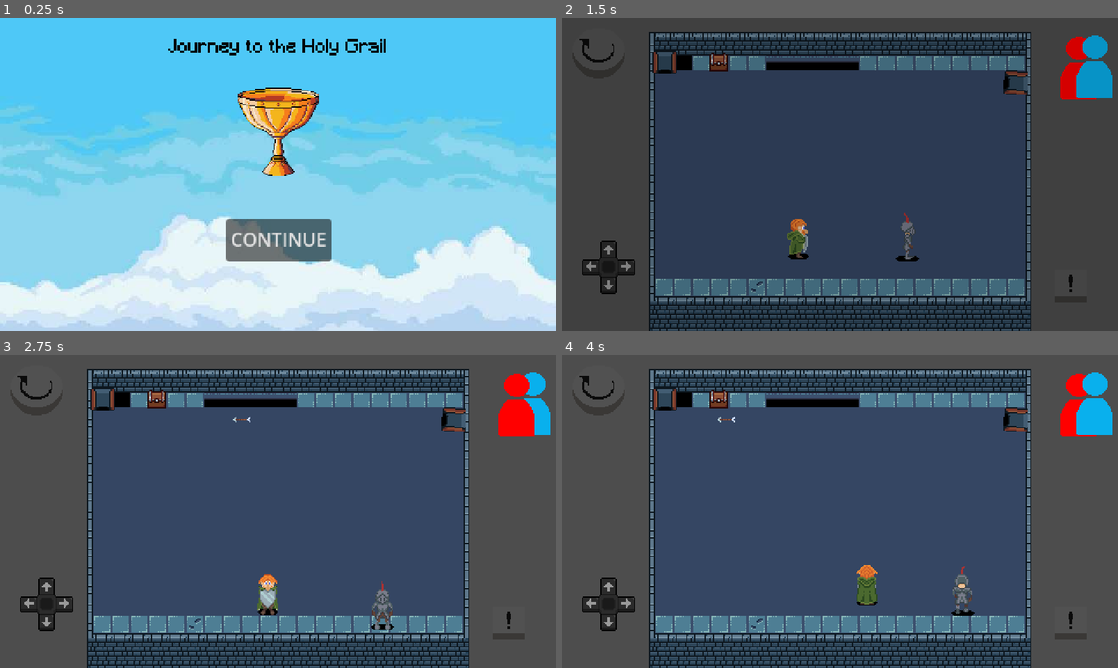
Above: before the commit, frames 1-4 (two rows, left to right).
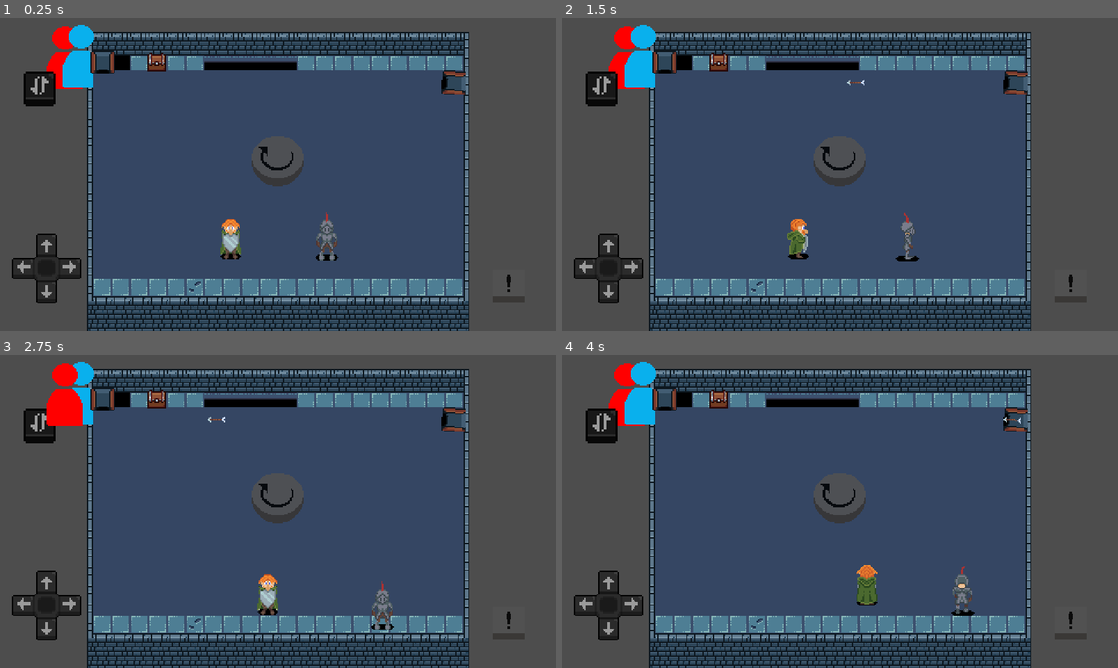
Above: after the commit, the same moments.

Repository: gumaciel/awesome-game-jam-01
Game: Godot game, scene res://scenes/main/main.tscn
Same seed, same stepped clock (60 frames per second), same inputs: the game is played once before the commit and once after it. The engine's default icon, where the game draws it, is replaced by a stand-in: a white triangle on a blue panel in a dark square.
Inputs (mouse positions are in pixels of both pictures, inside the frame that each line leads up to):
- Up to frame 1 (0.25 s): no input
- Up to frame 2 (1.5 s): click (840, 240) at 0.5 s, where only the run before the commit has a clickable "CONTINUE"; tap Enter (ui_accept) at 1.25, 1.35 s; move the mouse to (962, 158) at 1.27 s; hold Right (ui_right) from 1.28 s (still down); click (962, 158) at 1.42 s
- Up to frame 3 (2.75 s): tap Enter (ui_accept) at 1.52, 1.82, 2.1, 2.27, 2.57 s; move the mouse to (166, 527) at 2.02 s; release Right (ui_right) at 2.03 s; hold Down (ui_down) from 2.03 s (still down)
- Up to frame 4 (4 s): move the mouse to (895, 442) at 2.77 s; release Down (ui_down) at 2.78 s; hold Right (ui_right) 2.78-3.53 s; tap Enter (ui_accept) at 2.85, 3.6, 3.77 s; move the mouse to (812, 574) at 3.52 s; hold Up (ui_up) from 3.53 s (still down); click (812, 574) at 3.67 s

The runs differ from the first frame. In frame 1, 100% of the frame differs, in the area x 0-100%, y 0-100%; in frame 2, 11%; in frame 3, 5.6%; in frame 4, 5.6%.

Commit message:
added button swap characters

Diff:
--- a/project.godot
+++ b/project.godot
@@ -15,7 +15,7 @@
 config/features=PackedStringArray("4.1", "GL Compatibility")
 run/max_fps=60
 config/icon="res://icon.png"
-run/main_scene.debug="res://scenes/main/main.tscn"
+run/main_scene.debug="res://scenes/levels/test_scene.tscn"
 
 [autoload]
 
@@ -36,6 +36,14 @@
 
 import/blender/enabled=false
 
+[input]
+
+alternate={
+"deadzone": 0.5,
+"events": [Object(InputEventKey,"resource_local_to_scene":false,"resource_name":"","device":-1,"window_id":0,"alt_pressed":false,"shift_pressed":false,"ctrl_pressed":false,"meta_pressed":false,"pressed":false,"keycode":0,"physical_keycode":4194309,"key_label":0,"unicode":0,"echo":false,"script":null)
+]
+}
+
 [input_devices]
 
 pointing/emulate_touch_from_mouse=true
--- a/scenes/joystick/joystick.tscn
+++ b/scenes/joystick/joystick.tscn
@@ -5,11 +5,17 @@
 
 [node name="Joystick" type="Control"]
 layout_mode = 3
-anchors_preset = 0
-offset_left = 153.0
-offset_top = 73.0
-offset_right = 153.0
-offset_bottom = 73.0
+anchors_preset = 8
+anchor_left = 0.5
+anchor_top = 0.5
+anchor_right = 0.5
+anchor_bottom = 0.5
+offset_left = -30.5
+offset_top = -27.0
+offset_right = 30.5
+offset_bottom = 27.0
+grow_horizontal = 2
+grow_vertical = 2
 script = ExtResource("1_7jg6q")
 
 [node name="Texture" type="TextureRect" parent="."]
@@ -19,13 +25,12 @@
 anchor_top = 0.5
 anchor_right = 0.5
 anchor_bottom = 0.5
-offset_left = -23.0
-offset_top = -23.0
-offset_right = 23.0
-offset_bottom = 23.0
+offset_left = -30.5
+offset_top = -29.0
+offset_right = 29.5
+offset_bottom = 31.0
 grow_horizontal = 2
 grow_vertical = 2
 texture = ExtResource("1_wywu1")
-metadata/_edit_lock_ = true
 
 [connection signal="gui_input" from="Texture" to="." method="_on_texture_rect_gui_input"]
--- a/scenes/levels/test_scene.tscn
+++ b/scenes/levels/test_scene.tscn
@@ -1,11 +1,11 @@
-[gd_scene load_steps=11 format=3 uid="uid://bykqtdbrsla4w"]
+[gd_scene load_steps=12 format=3 uid="uid://bykqtdbrsla4w"]
 
 [ext_resource type="PackedScene" uid="uid://f6wy82a2mq8" path="res://scenes/ui/background_color_rect.tscn" id="1_hxbm2"]
 [ext_resource type="TileSet" uid="uid://bmljjvxwi5lcm" path="res://world/tilesets_data/test_tileset.tres" id="1_njrg8"]
 [ext_resource type="PackedScene" uid="uid://brttmwofxttak" path="res://scenes/ui/ui.tscn" id="2_62sbp"]
 [ext_resource type="Script" path="res://world/tilesets_data/scenario_environment.gd" id="2_y04gh"]
-[ext_resource type="PackedScene" uid="uid://brp6rwitih73k" path="res://characters/Player_2/player_2.tscn" id="4_qwccp"]
-[ext_resource type="PackedScene" uid="uid://dl4hgrkdmdu8f" path="res://characters/Player_1/player_1.tscn" id="5_eeddq"]
+[ext_resource type="PackedScene" uid="uid://brp6rwitih73k" path="res://characters/player_2/player_2.tscn" id="4_qwccp"]
+[ext_resource type="PackedScene" uid="uid://dl4hgrkdmdu8f" path="res://characters/player_1/player_1.tscn" id="5_eeddq"]
 [ext_resource type="PackedScene" uid="uid://bymr3064c87is" path="res://scenes/prefabs/fire_canon.tscn" id="6_shbqr"]
 [ext_resource type="PackedScene" uid="uid://brjiawffrb0mt" path="res://scenes/prefabs/door.tscn" id="7_7678i"]
 [ext_resource type="PackedScene" uid="uid://dl3ttrlhekoyu" path="res://scenes/prefabs/chest.tscn" id="8_uqrte"]
@@ -25,7 +25,6 @@
 offset_bottom = 135.0
 grow_horizontal = 2
 grow_vertical = 2
-
 
 [node name="BackgroundColorRect" parent="." instance=ExtResource("1_hxbm2")]
 layout_mode = 1
--- a/scenes/ui/ui.tscn
+++ b/scenes/ui/ui.tscn
@@ -6,6 +6,8 @@
 [ext_resource type="PackedScene" uid="uid://b85u4ijqujao4" path="res://scenes/joystick/joystick.tscn" id="6_qyci7"]
 [ext_resource type="Texture2D" uid="uid://b6ogmeqjtq6br" path="res://assets/hud/placeholder/placeholder_reload_button.png" id="7_tg6ia"]
 [ext_resource type="Texture2D" uid="uid://w17ckinb4eh6" path="res://assets/hud/placeholder/placeholder_char_button2.png" id="7_viu5p"]
+[ext_resource type="Texture2D" uid="uid://s8jq7jduiy6k" path="res://scenes/ui/assets/spr_swap_button_normal.png" id="7_yyelt"]
+[ext_resource type="Texture2D" uid="uid://c8epf72ln4di5" path="res://scenes/ui/assets/spr_swap_button_pressed.png" id="8_quc2u"]
 
 [node name="UI" type="Control"]
 layout_mode = 3
@@ -20,25 +22,36 @@
 texture_normal = ExtResource("5_h4xm8")
 action = "interaction"
 
-[node name="ChangeChar" type="Node2D" parent="."]
-position = Vector2(416, 7)
-
-[node name="AlternateButton1" type="TouchScreenButton" parent="ChangeChar"]
-texture_normal = ExtResource("7_viu5p")
-action = "alternate"
-
-[node name="AlternateButton2" type="TouchScreenButton" parent="ChangeChar"]
-position = Vector2(14, -1)
-texture_normal = ExtResource("6_cf3wm")
-
 [node name="Reload" type="Node2D" parent="."]
+position = Vector2(208, 93)
 
 [node name="reload_button" type="TouchScreenButton" parent="Reload"]
 texture_normal = ExtResource("7_tg6ia")
 action = "reload"
 
 [node name="Joystick" parent="." instance=ExtResource("6_qyci7")]
+layout_mode = 1
 offset_left = 40.0
 offset_top = 215.0
 offset_right = 40.0
 offset_bottom = 215.0
+
+[node name="ChangeChar" type="TouchScreenButton" parent="."]
+position = Vector2(18, 44)
+scale = Vector2(2, 2)
+texture_normal = ExtResource("7_yyelt")
+texture_pressed = ExtResource("8_quc2u")
+
+[node name="Players" type="Node2D" parent="ChangeChar"]
+unique_name_in_owner = true
+z_index = -1
+position = Vector2(4, -23)
+scale = Vector2(0.5, 0.5)
+
+[node name="AlternateButton1" type="TouchScreenButton" parent="ChangeChar/Players"]
+texture_normal = ExtResource("7_viu5p")
+action = "alternate"
+
+[node name="AlternateButton2" type="TouchScreenButton" parent="ChangeChar/Players"]
+position = Vector2(14, -1)
+texture_normal = ExtResource("6_cf3wm")
--- a/scenes/ui/ui_controller.gd
+++ b/scenes/ui/ui_controller.gd
@@ -3,14 +3,14 @@
 @export var player_1 : PlayerBase
 @export var player_2 : PlayerBase
 
-@onready var alternate_ui = $ChangeChar/AlternateButton1
+@onready var alternate_ui = %Players/AlternateButton1
 
 func _ready():
 	if not (player_1 && player_2):
 		push_error("Player must be setted")
 
 func _physics_process(_delta: float) -> void:
-	if Input.is_action_just_pressed("ui_accept"):
+	if Input.is_action_just_pressed("alternate"):
 		_switch_char()
 
 func _switch_char():
Binary file added: scenes/ui/assets/spr_swap_button.png
Not shown, added: scenes/ui/assets/spr_swap_button.png.import
Binary file added: scenes/ui/assets/spr_swap_button_normal.png
Not shown, added: scenes/ui/assets/spr_swap_button_normal.png.import
Binary file added: scenes/ui/assets/spr_swap_button_pressed.png
Not shown, added: scenes/ui/assets/spr_swap_button_pressed.png.import
Not shown: 1 places in scenes/ui/ui.tscn that only renumber resources
